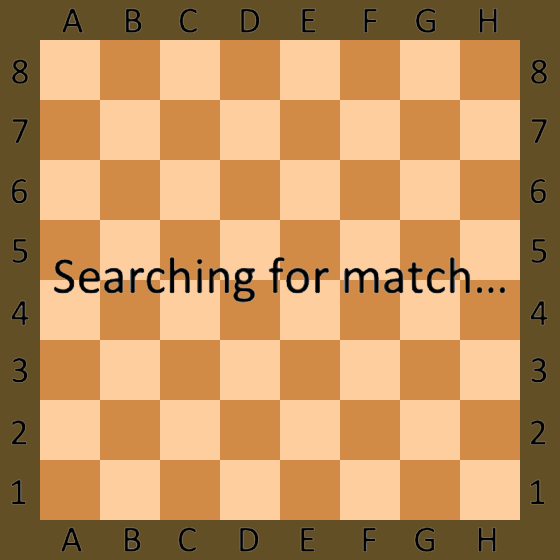
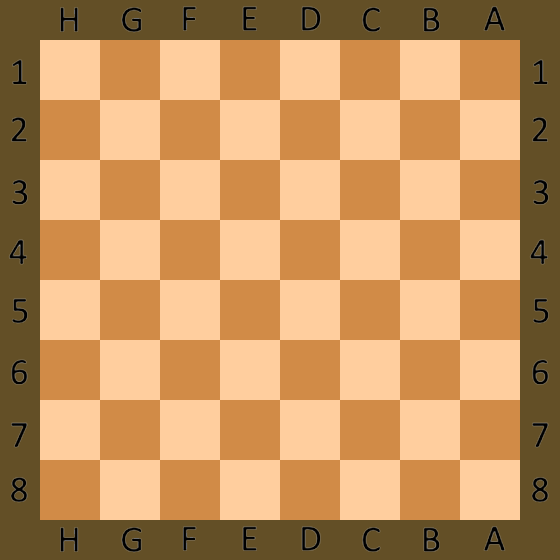
Revision of a layered 560×560 image; what changed, layer by layer:
hid "searching" over [53, 256, 506, 304]
hid "connecting" over [53, 256, 506, 304]
moved "Layer 2" above "Layer 1", painted on it over [8, 6, 549, 553]
removed layer "Screen Shot 2020-06-20 at 2.27.54 PM" over [61, 8, 548, 505]
hid "Layer 1", painted on it over [10, 8, 548, 553]
